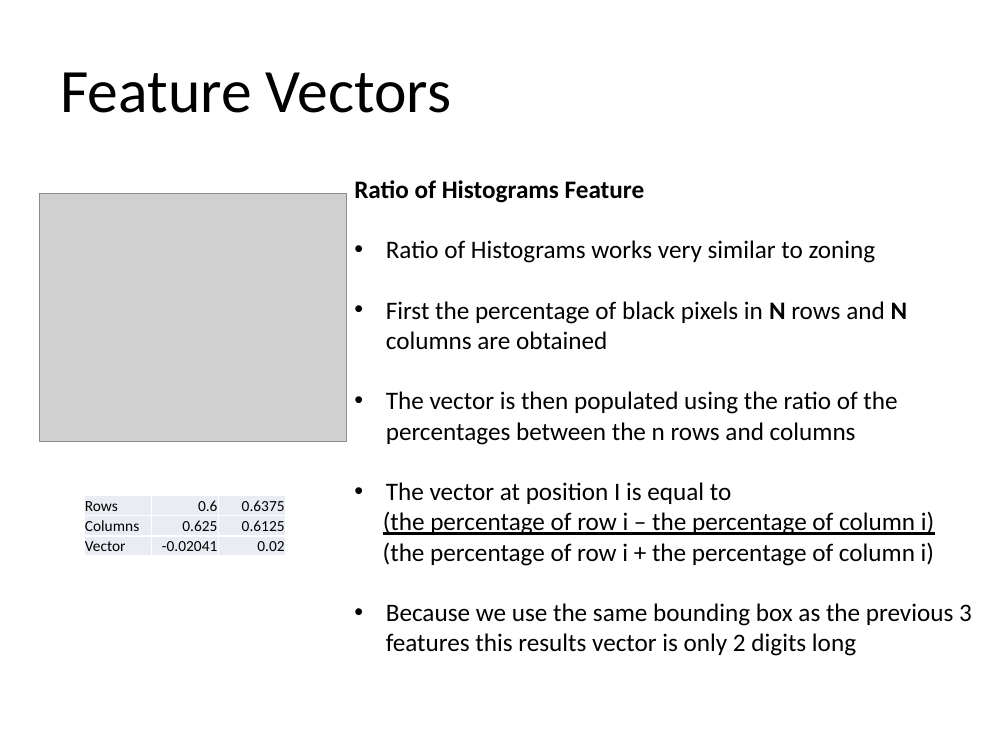
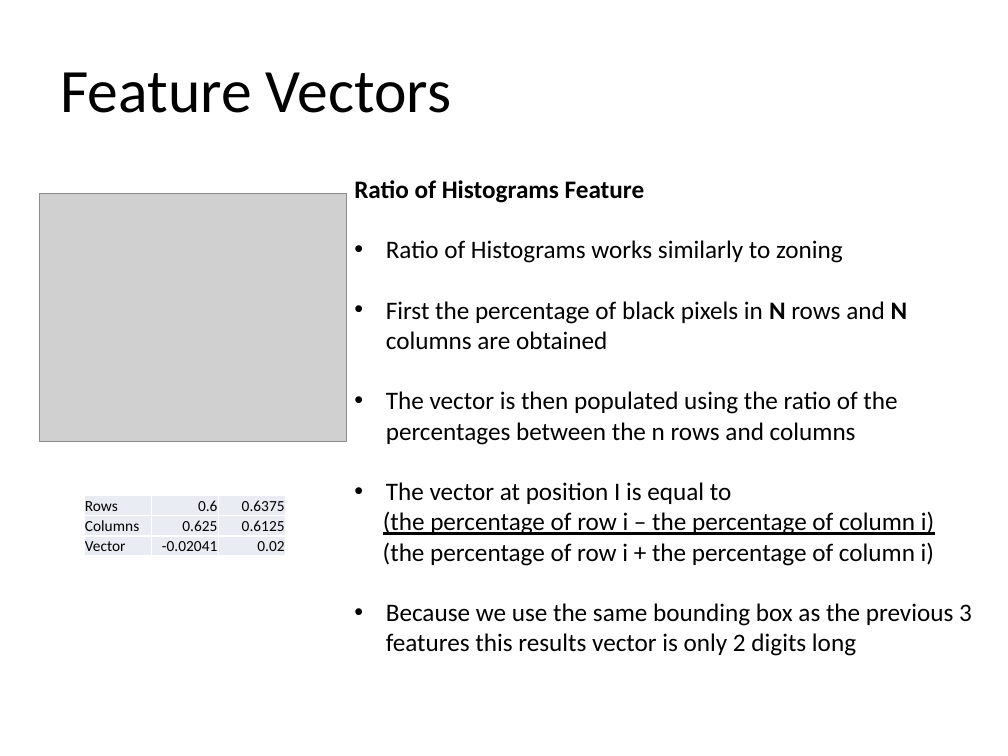
Before and after one commit to hilts-vaughan/cp467, a slide deck: slide 6 of Mean Vector Clustering w.pptx. Drawn at 1008x756 pixels with LibreOffice and Linux fonts; fonts in the diff are those of the drawing; grey boxes stand for pictures. Boxes give left, top, right and bottom in pixels: in the first picture for what was removed or moved away, otherwise in the second. Text is boxed around its words. In the diff, an @@ line names an element or a change of style, - is before the commit and + after.

```diff
--- a/Mean Vector Clustering w.pptx
+++ b/Mean Vector Clustering w.pptx
@@ text at [386,240,843,263]: text changed @@
-• Ratio of Histograms works very similar to zoning
+• Ratio of Histograms works similarly to zoning
```
Also in this commit, not shown: 6 other files.
